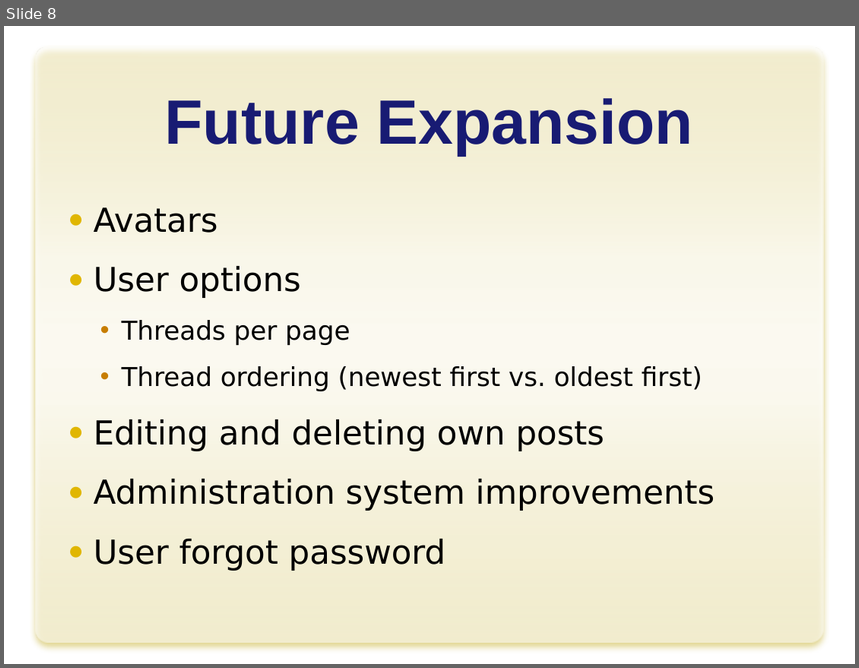
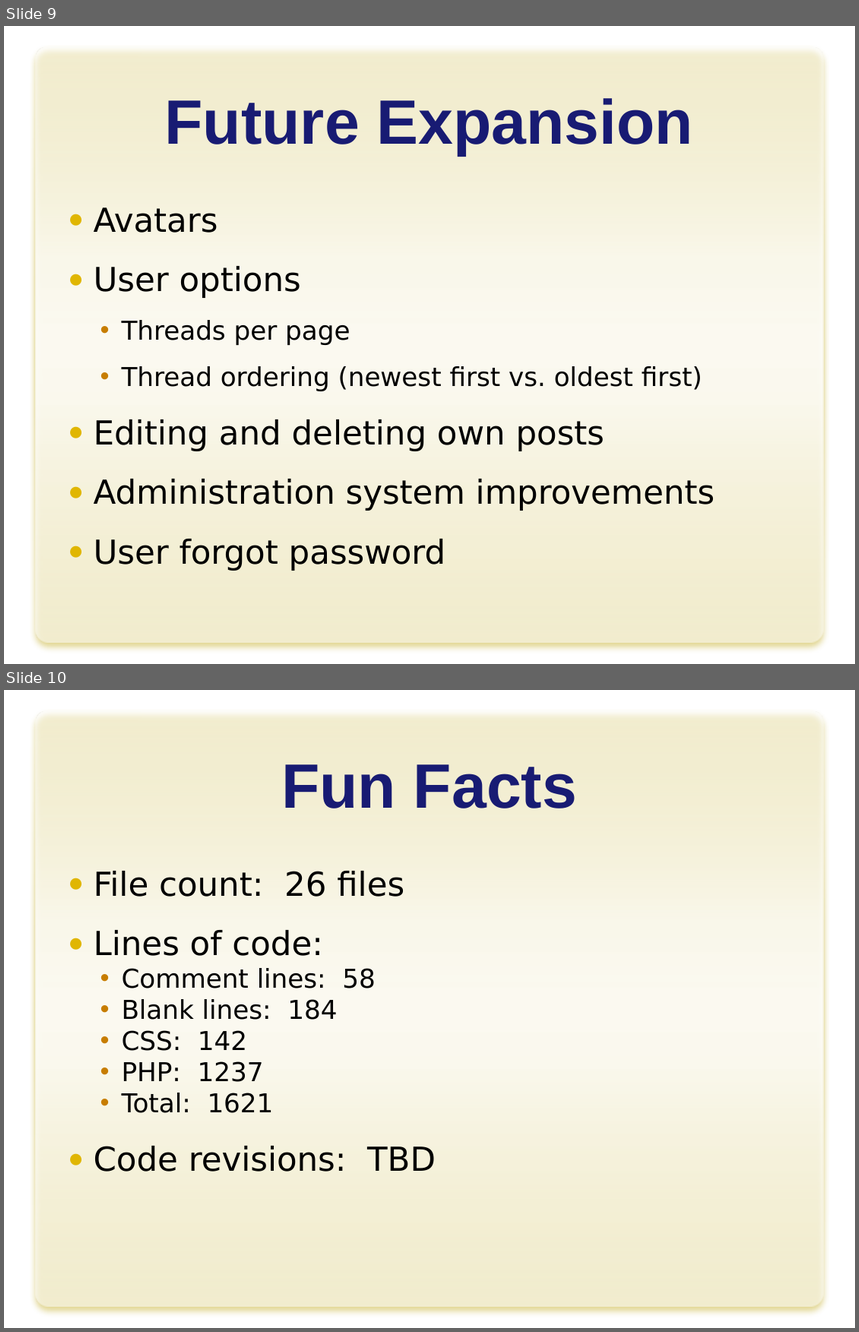
Before and after one commit to yokeholy/jin-jason-forum, a slide deck: J2_Forum.pptx. Shown one above the other, each under a label of ours: slide 8 before the commit, slides 9 and 10 after it. The pictures are 859x668 and 859x1332 pixels, drawn with LibreOffice and Linux fonts; fonts in the diff are those of the drawing; background and template pictures are left out. Boxes give left, top, right and bottom in pixels: in the first picture for what was removed or moved away, otherwise in the second. Text is boxed around its words. In the diff, an @@ line names an element or a change of style, - is before the commit and + after.

```diff
--- a/J2_Forum.pptx
+++ b/J2_Forum.pptx
@@ slide 10 added at <box>4,690,855,1328</box>, background picture (left out); not listed: 1 template element that a slide beside it also shows @@
@@ title added at <box>281,764,577,809</box>, 53 pt, text #181C74, bold @@
+Fun Facts
@@ text added at <box>94,871,436,1172</box>, 22 pt, text #000000 @@
+● File count: 26 files
+● Lines of code:
+  • Comment lines: 58
+  • Blank lines: 184
+  • CSS: 142
+  • PHP: 1237
+  • Total: 1621
+● Code revisions: TBD
@@ what was slide 8 is now slide 9 @@
```
Also in this commit, not shown: 2 slides changed, 1 other slide added, 2 other files.
